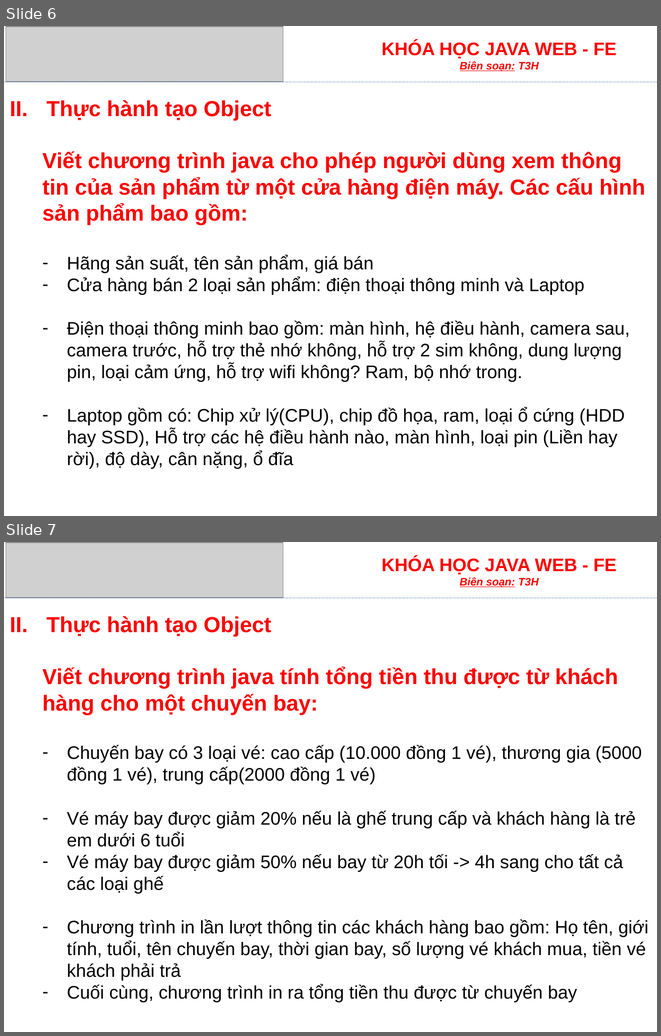
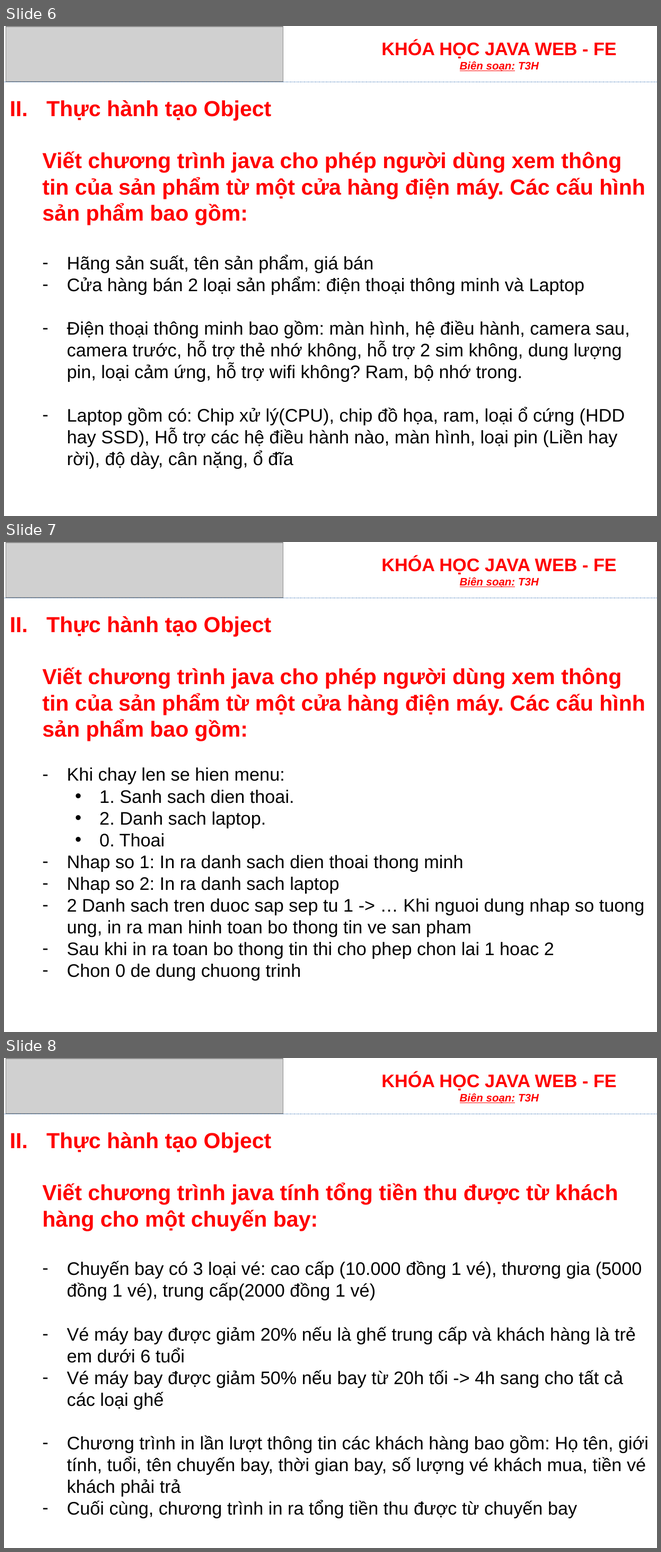
Before and after one commit to Locdote/hocfe, a slide deck: hocbe/tai-lieu/be/Bai2-ClassVaOOP.pptx. Shown one above the other, each under a label of ours: slides 6 and 7 before the commit, slides 6, 7 and 8 after it. The pictures are 661x1036 and 661x1552 pixels, drawn with LibreOffice and Linux fonts; fonts in the diff are those of the drawing; grey boxes stand for pictures. Boxes give left, top, right and bottom in pixels: in the first picture for what was removed or moved away, otherwise in the second. Text is boxed around its words. In the diff, an @@ line names an element or a change of style, - is before the commit and + after.

Commit message:
Update buoi 5 OOP - truu tuong va da hinh

```diff
--- a/hocbe/tai-lieu/be/Bai2-ClassVaOOP.pptx
+++ b/hocbe/tai-lieu/be/Bai2-ClassVaOOP.pptx
@@ slide 7 added at bbox=[4, 542, 657, 1032], background #FFFFFF @@
@@ picture added at bbox=[6, 543, 283, 598] @@
@@ text added at bbox=[381, 556, 617, 588], 20 pt, text #FF0000, bold @@
+KHÓA HỌC JAVA WEB - FE
+Biên soạn: T3H
@@ line added from (4, 598) to (657, 598), #4B7EBC 0.5 pt dashed @@
@@ text added at bbox=[42, 616, 645, 980], 20 pt, text #000000 @@
+II. Thực hành tạo Object
+  Viết chương trình java cho phép người dùng xem thông tin của sản phẩm từ một cửa hàng điện máy. Các cấu hình sản phẩm bao gồm:
+  – Khi chay len se hien menu:
+    • 1. Sanh sach dien thoai.
+    • 2. Danh sach laptop.
+    • 0. Thoai
+  – Nhap so 1: In ra danh sach dien thoai thong minh
+  – Nhap so 2: In ra danh sach laptop
+  – 2 Danh sach tren duoc sap sep tu 1 -> … Khi nguoi dung nhap so tuong ung, in ra man hinh toan bo thong tin ve san pham
+  – Sau khi in ra toan bo thong tin thi cho phep chon lai 1 hoac 2
+  – Chon 0 de dung chuong trinh
@@ what was slide 7 is now slide 8 @@
```
Also in this commit, not shown: 12 other files.
